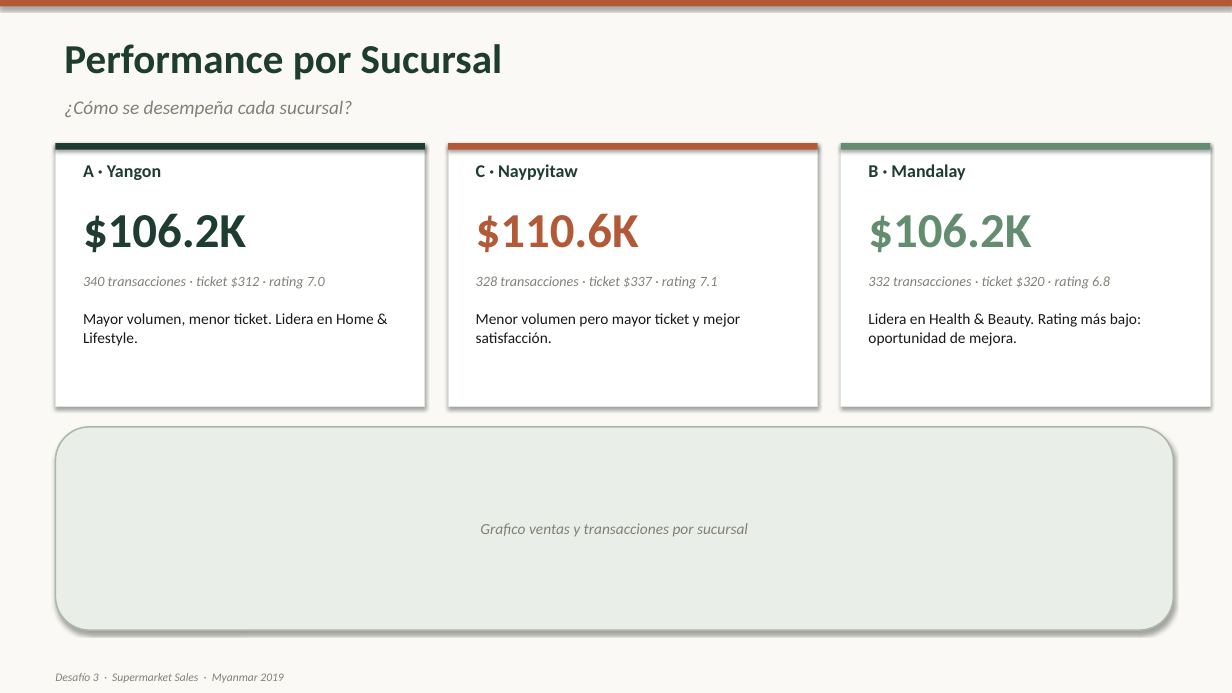
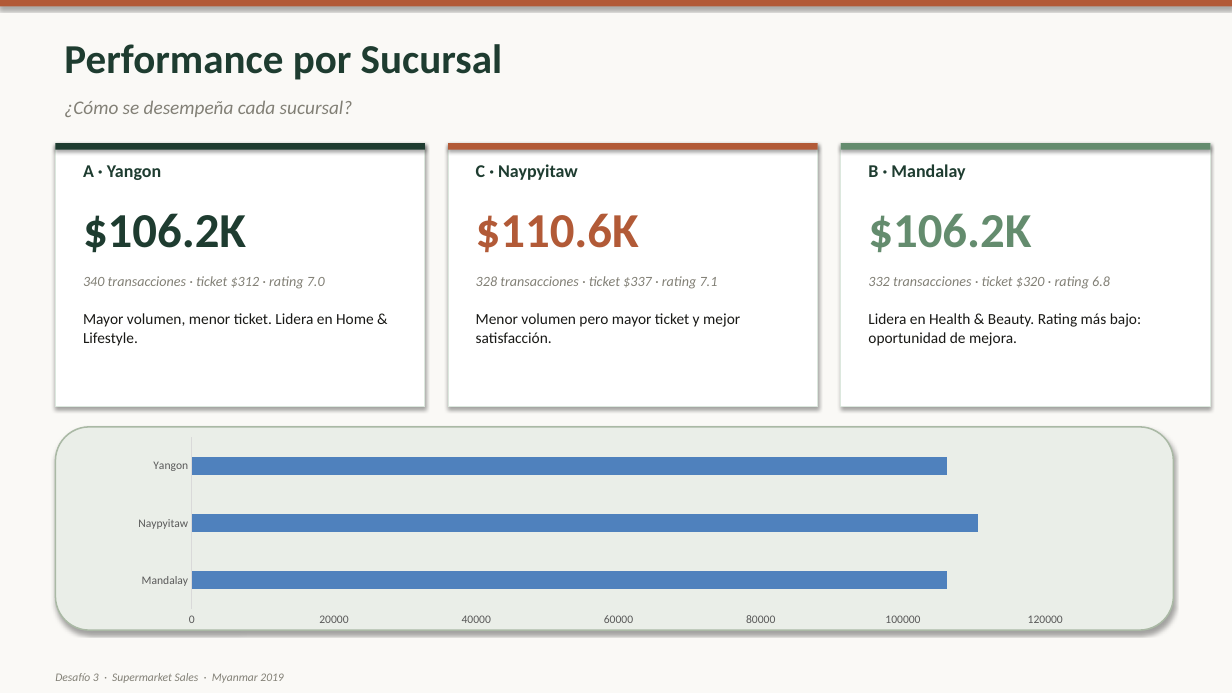
Before and after one commit to javierFernandezF/tallerStoryteling, a slide deck: slide 7 of Taller/Archivos notables/Desafio3_Presentacion_v3.pptx. Drawn at 1232x693 pixels with LibreOffice and Linux fonts; fonts in the diff are those of the drawing. Boxes give left, top, right and bottom in pixels: in the first picture for what was removed or moved away, otherwise in the second. Text is boxed around its words. In the diff, an @@ line names an element or a change of style, - is before the commit and + after.

```diff
--- a/Taller/Archivos notables/Desafio3_Presentacion_v3.pptx
+++ b/Taller/Archivos notables/Desafio3_Presentacion_v3.pptx
@@ bar chart added at (119, 433, 1082, 630) @@
+categories: Mandalay, Naypyitaw, Yangon
+Series 1: 106000, 111000, 106000
@@ text in rounded rectangle at (480, 523, 748, 537): text removed @@
-Grafico ventas y transacciones por sucursal
```
Also in this commit, not shown: 1 other slide changed.
